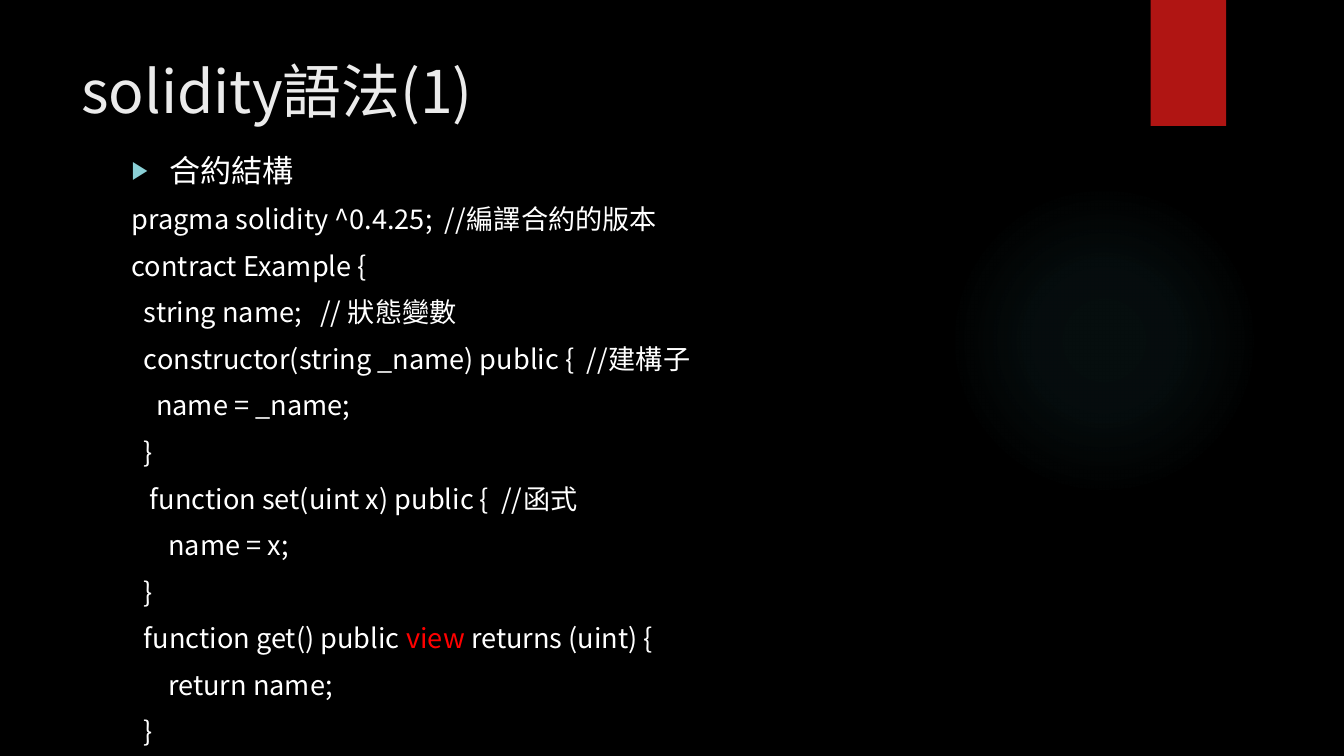
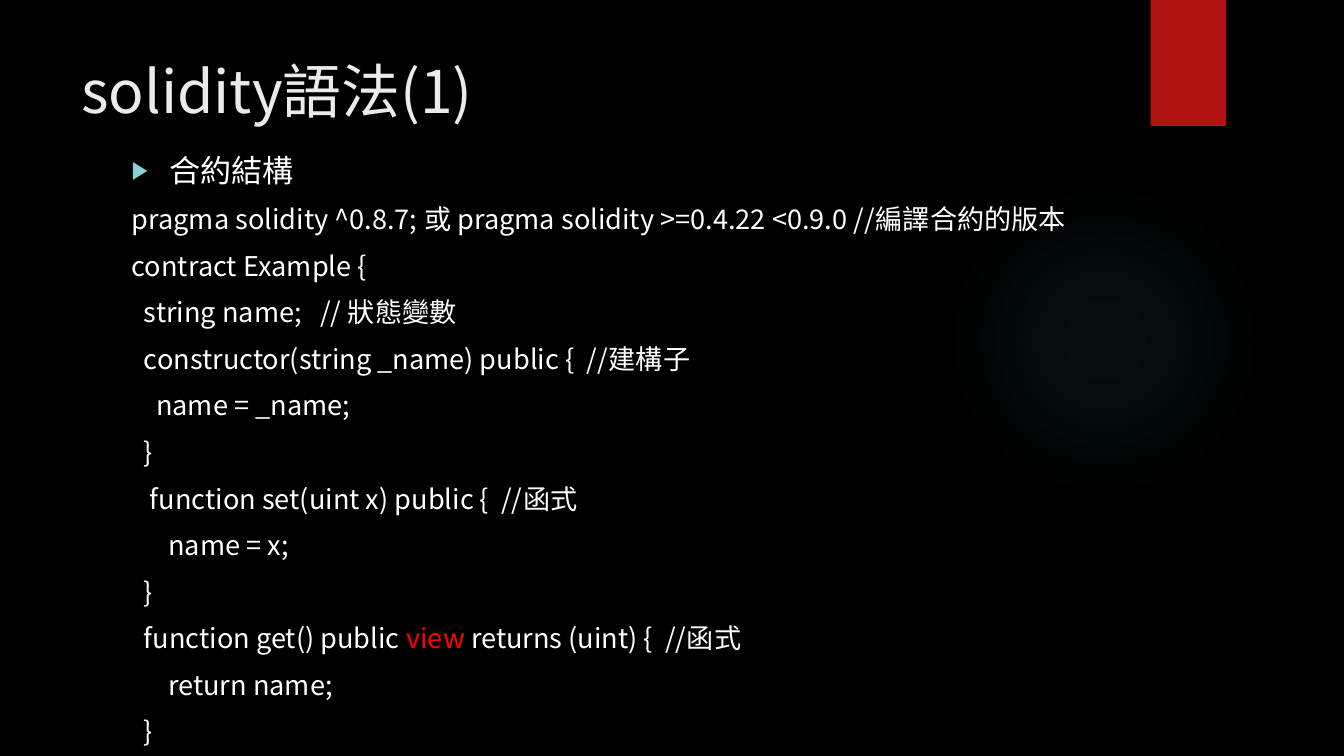
Before and after one commit to wtpai/DAppGit, a slide deck: slide 10 of 區塊鏈─智能合約實作.pptx. Drawn at 1344x756 pixels with LibreOffice and Linux fonts; fonts in the diff are those of the drawing; background and template pictures are left out. Boxes give left, top, right and bottom in pixels: in the first picture for what was removed or moved away, otherwise in the second. Text is boxed around its words. In the diff, an @@ line names an element or a change of style, - is before the commit and + after.

```diff
--- a/區塊鏈─智能合約實作.pptx
+++ b/區塊鏈─智能合約實作.pptx
@@ text at bbox=[132, 206, 1066, 236]: text changed @@
-pragma solidity ^0.4.25; //編譯合約的版本
+pragma solidity ^0.8.7; 或 pragma solidity >=0.4.22 <0.9.0 //編譯合約的版本
@@ text at bbox=[144, 625, 741, 655]: text changed @@
-function get() public view returns (uint) {
+function get() public view returns (uint) { //函式
```
Also in this commit, not shown: 7 other slides changed, 3 slides added, 13 other files.
